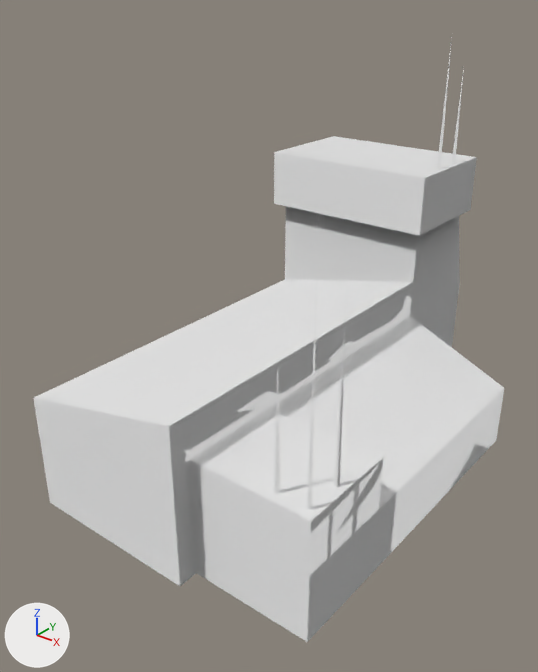
The glTF model game/assets/objects/d_hq.glb: old version first, new version second.
One viewpoint serves both versions: a 50 mm camera at (24.7, -36.5, 29.6) aimed at (-1.5, -3.7, 9.2). Arrows for +X, +Y and +Z are at lower left; the lights stay in place. The older version comes first. Where no turn or scale is listed for an object, it has been applied to the vertices. Vertices at exactly the same position are counted once.

Names of what the first picture shows: 'LOS_antennae', 'SensorControl'.
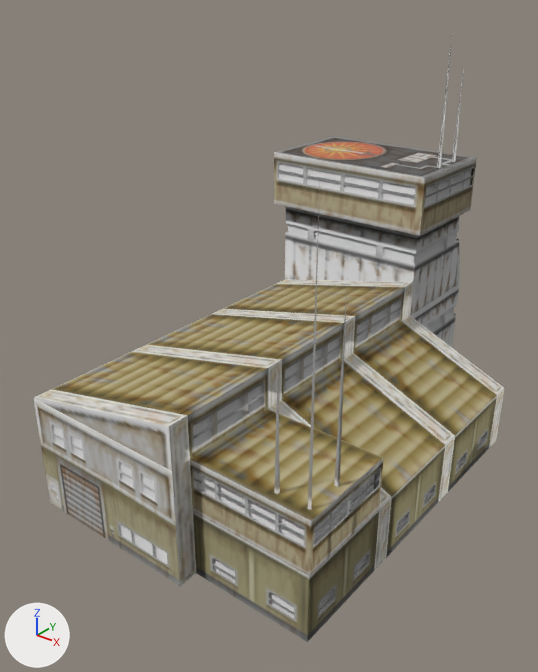
Changed parts and their boxes [x1, y1, x2, y2] in the pictures (538 x 672 px; the box of a moved part takes in the faces that stretch with it):
```json
{"object": "LOS_antennae", "change": "recoloured", "before": [274, 47, 464, 510], "after": [274, 47, 464, 510]}
{"part": 1, "of": "me_sensorcontrol", "change": "moved or reshaped", "before": [274, 136, 477, 316], "after": [276, 136, 477, 316]}
{"part": 2, "of": "me_sensorcontrol", "change": "surface changed", "after": [274, 152, 477, 236]}
{"part": 3, "of": "me_sensorcontrol", "change": "recoloured", "before": [33, 279, 504, 642], "after": [33, 152, 504, 642], "on screen": "darker"}
```

Scene script edits in JSON lines:
```json
{"op": "add", "block": "img_image_0", "code": ["img_image_0 = load_image('Image_0', '_unpacked/Image_0', 128, 128, 'sRGB')"]}
{"op": "add", "block": "img_image_1", "code": ["img_image_1 = load_image('Image_1', '_unpacked/Image_1', 128, 128, 'sRGB')"]}
{"op": "add", "block": "mat_mech", "code": ["mat_mech = bpy.data.materials.new('mech')", "# uses the picture img_image_0"]}
{"op": "add", "block": "mat_mech_001", "code": ["mat_mech_001 = bpy.data.materials.new('mech.001')", "# uses the picture img_image_1"]}
{"block": "me_sensorcontrol", "where": "me_sensorcontrol.from_pydata(...)  # 69 vertices, 115 faces; spans x -9.7..9.7, y -15.9..15.9, z 0.0..17.7"}
{"block": "me_sensorcontrol", "where": "# used by ob_sensorcontrol; location = (0.0, 0.0, 0.04)"}
{"block": "me_sensorcontrol", "where": "# before: 65 (2.7, 7.2, 13.8) at pixel (419, 235), 66 (-9.7, 7.2, 13.8) at pixel (274, 203), 67 (2.7, 14.9, 13.8) at pixel (470, 210), 68 (-9.7, 14.9, 13.8)"}
{"block": "me_sensorcontrol", "change": "me_sensorcontrol part 1"}
{"op": "add", "block": "me_sensorcontrol", "code": "for i in [*range(65, 69)]: me_sensorcontrol.vertices[i].co += Vector((0.0, 0.0, 3.9))"}
{"op": "set", "path": "me_sensorcontrol.vertices[57].co", "old": "(-9.7, 7.2, 17.7)", "new": "(2.2, 7.9, 13.8)", "note": "pixel (274, 152) -> not seen"}
{"op": "set", "path": "me_sensorcontrol.vertices[58].co", "old": "(2.7, 7.2, 17.7)", "new": "(-9.1, 7.9, 13.8)", "note": "pixel (425, 178) -> not seen"}
{"op": "set", "path": "me_sensorcontrol.vertices[59].co", "old": "(2.7, 14.9, 17.7)", "new": "(-9.1, 14.2, 13.8)", "note": "pixel (476, 157) -> not seen"}
{"op": "set", "path": "me_sensorcontrol.vertices[60].co", "old": "(-9.7, 14.9, 17.7)", "new": "(2.2, 14.2, 13.8)", "note": "pixel (333, 136) -> not seen"}
{"op": "set", "path": "me_sensorcontrol.vertices[61].co", "old": "(2.2, 7.9, 13.8)", "new": "(2.7, 7.2, 13.8)", "note": "not seen -> pixel (419, 235)"}
{"op": "set", "path": "me_sensorcontrol.vertices[62].co", "old": "(-9.1, 7.9, 13.8)", "new": "(-9.7, 7.2, 13.8)", "note": "not seen -> pixel (274, 203)"}
{"op": "set", "path": "me_sensorcontrol.vertices[63].co", "old": "(-9.1, 14.2, 13.8)", "new": "(2.7, 14.9, 13.8)", "note": "not seen -> pixel (470, 210)"}
{"op": "set", "path": "me_sensorcontrol.vertices[64].co", "old": "(2.2, 14.2, 13.8)", "new": "(-9.7, 14.9, 13.8)"}
{"block": "me_sensorcontrol", "change": "me_sensorcontrol part 2: 4 kept faces spanning x -9.7..2.7, y 7.2..14.9, z 13.8..17.7 get new texture (UV) coordinates"}
{"block": "me_sensorcontrol", "change": "me_sensorcontrol part 3: 93 faces spanning x -9.7..9.7, y -15.9..15.9, z 0.0..17.7 switch from no material to mat_mech"}
{"op": "add", "block": "me_sensorcontrol", "code": "me_sensorcontrol.materials.append(mat_mech_001)"}
{"block": "me_los_antennae", "where": "me_los_antennae.from_pydata(...)  # 24 vertices, 19 faces; spans x 2.1..9.2, y -14.1..12.5, z 7.4..26.3"}
{"op": "add", "block": "me_los_antennae", "code": "me_los_antennae.materials.append(mat_mech)"}
```
